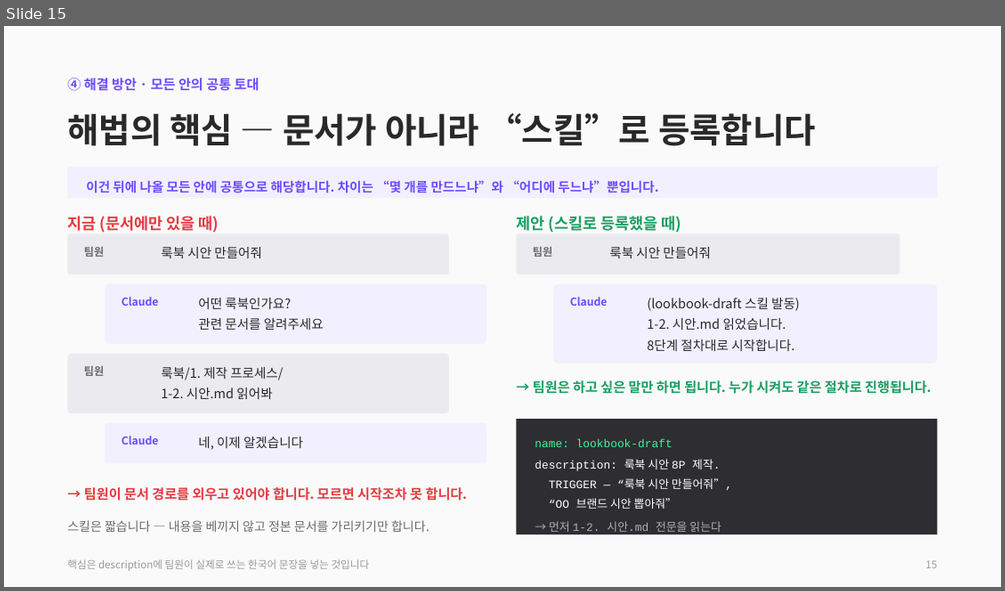
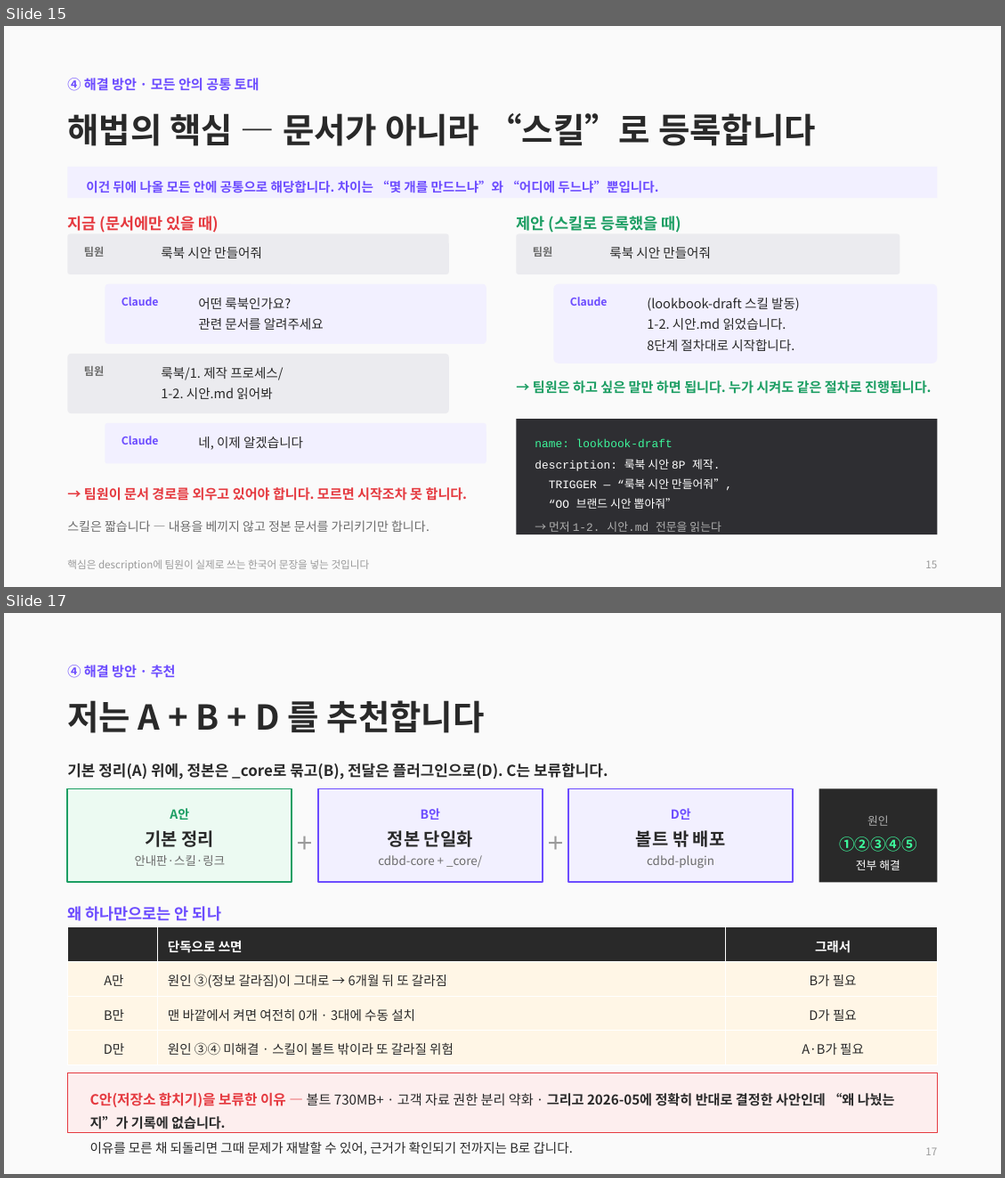
Before and after one commit to CdBd-in/design, a slide deck: CdBd 문서 체계 진단 및 개편 제안.pptx. Shown one above the other, each under a label of ours: slide 15 before the commit, slides 15 and 17 after it; the slides between them are not shown. The pictures are 1005x591 and 1005x1178 pixels, drawn with LibreOffice and Linux fonts; fonts in the diff are those of the drawing. Boxes give left, top, right and bottom in pixels: in the first picture for what was removed or moved away, otherwise in the second. Text is boxed around its words. In the diff, an @@ line names an element or a change of style, - is before the commit and + after.

```diff
--- a/CdBd 문서 체계 진단 및 개편 제안.pptx
+++ b/CdBd 문서 체계 진단 및 개편 제안.pptx
@@ slide 17 added at [4, 613, 1001, 1174], background #FFFFFF @@
@@ rectangle added at [4, 613, 1001, 1174], fill #FAFAFA @@
@@ text added at [67, 665, 176, 678], 13 pt, text #6C4CFF, bold @@
+④ 해결 방안 · 추천
@@ text added at [67, 700, 485, 733], 33 pt, text #292929, bold @@
+저는 A + B + D 를 추천합니다
@@ text added at [67, 763, 607, 779], 14.5 pt, text #292929, bold @@
+기본 정리(A) 위에, 정본은 _core로 묶고(B), 전달은 플러그인으로(D). C는 보류합니다.
@@ rectangle added at [67, 788, 291, 882], fill #ECFAF2, outline #1C9E63 1.5 pt @@
@@ rectangle added at [318, 788, 542, 882], fill #F2F0FF, outline #6C4CFF 1.5 pt @@
@@ rectangle added at [568, 788, 793, 882], fill #F2F0FF, outline #6C4CFF 1.5 pt @@
@@ rectangle added at [819, 788, 938, 882], fill #292929 @@
@@ text added at [170, 808, 189, 819], 12 pt, text #1C9E63, bold @@
+A안
@@ text added at [291, 824, 318, 846], 18 pt, text #9A9A9A, bold @@
+＋
@@ text added at [421, 808, 440, 819], 12 pt, text #6C4CFF, bold @@
+B안
@@ text added at [542, 824, 568, 846], 18 pt, text #9A9A9A, bold @@
+＋
@@ text added at [671, 808, 691, 819], 12 pt, text #6C4CFF, bold @@
+D안
@@ text added at [867, 815, 889, 826], 11 pt, text #B0B0B0 @@
+원인
@@ text added at [146, 830, 215, 847], 17 pt, text #292929, bold @@
+기본 정리
@@ text added at [388, 830, 473, 847], 17 pt, text #292929, bold @@
+정본 단일화
@@ text added at [636, 830, 726, 847], 17 pt, text #292929, bold @@
+볼트 밖 배포
@@ text added at [839, 836, 916, 852], 15 pt, text #3DF69B, bold @@
+①②③④⑤
@@ text added at [135, 855, 226, 866], 11.5 pt, text #6B6B6B @@
+안내판·스킬·링크
@@ text added at [378, 855, 482, 868], 11.5 pt, text #6B6B6B @@
+cdbd-core + _core/
@@ text added at [647, 855, 714, 868], 11.5 pt, text #6B6B6B @@
+cdbd-plugin
@@ text added at [856, 860, 900, 870], 11 pt, text #FFFFFF @@
+전부 해결
@@ text added at [67, 906, 221, 921], 15 pt, text #6C4CFF, bold @@
+왜 하나만으로는 안 되나
@@ table added at [67, 927, 938, 1064], 4 rows, 3 columns @@
+ | 단독으로 쓰면 | 그래서
+A만 | 원인 ③(정보 갈라짐)이 그대로 → 6개월 뒤 또 갈라짐 | B가 필요
+B만 | 맨 바깥에서 켜면 여전히 0개 · 3대에 수동 설치 | D가 필요
+D만 | 원인 ③④ 미해결 · 스킬이 볼트 밖이라 또 갈라질 위험 | A·B가 필요
@@ rectangle added at [67, 1073, 938, 1133], fill #FDEEEE, outline #E53A40 1.2 pt @@
@@ text added at [90, 1092, 895, 1155], 13 pt, text #292929 @@
+C안(저장소 합치기)을 보류한 이유 — 볼트 730MB+ · 고객 자료 권한 분리 약화 · 그리고 2026-05에 정확히 반대로 결정한 사안인데 “왜 나눴는지”가 기록에 없습니다.
+이유를 모른 채 되돌리면 그때 문제가 재발할 수 있어, 근거가 확인되기 전까지는 B로 갑니다.
@@ text added at [925, 1147, 937, 1155], 10 pt, text #9A9A9A @@
+17
```
Also in this commit, not shown: 7 slides changed, 1 other slide added, 4 slides removed, 1 other file.
